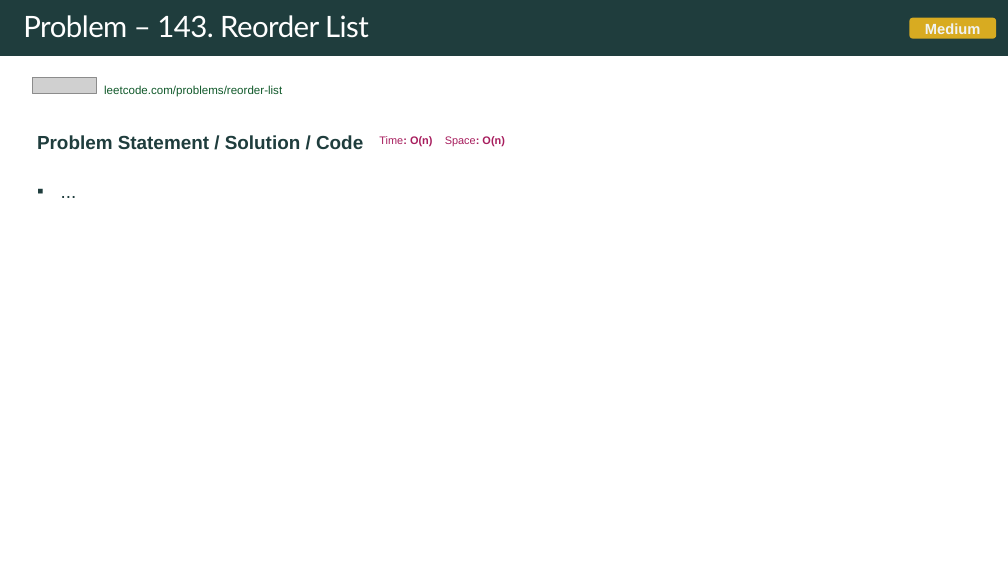
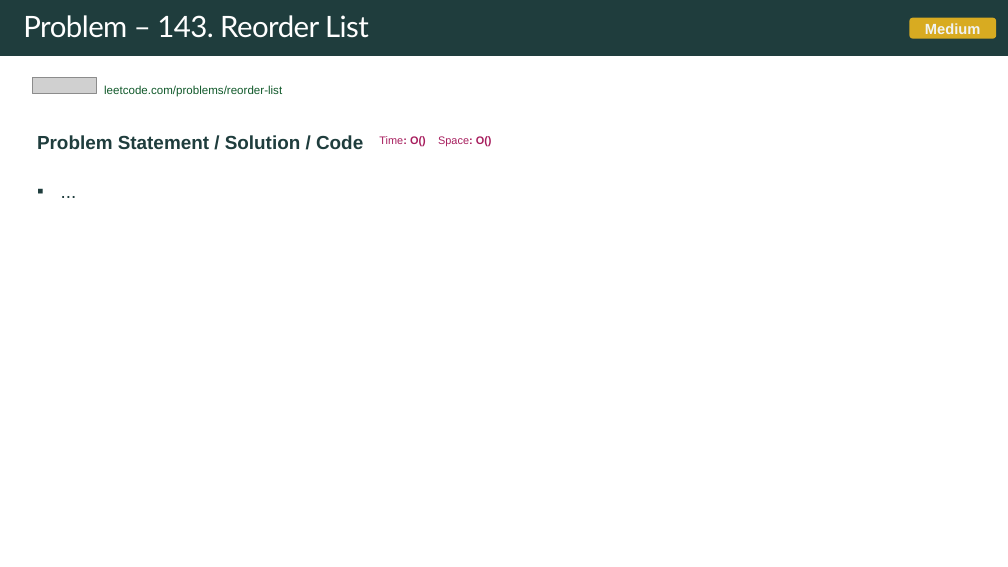
Before and after one commit to rfdavid/coding-interview-handbook-cpp, a slide deck: slide 242 of Algorithm and problem Solving Cheatsheet.pptm (slide 229 before the commit). Drawn at 1008x567 pixels with LibreOffice and Linux fonts; fonts in the diff are those of the drawing; grey boxes stand for pictures. Boxes give left, top, right and bottom in pixels: in the first picture for what was removed or moved away, otherwise in the second. Text is boxed around its words. In the diff, an @@ line names an element or a change of style, - is before the commit and + after.

```diff
--- a/Algorithm and problem Solving Cheatsheet.pptm
+++ b/Algorithm and problem Solving Cheatsheet.pptm
@@ text at (37, 135, 492, 149): text changed @@
-Problem Statement / Solution / Code Time: O(n) Space: O(n)
+Problem Statement / Solution / Code Time: O() Space: O()
```
Also in this commit, not shown: 6 other slides changed, 14 slides added, 1 slide removed, 14 other files.
